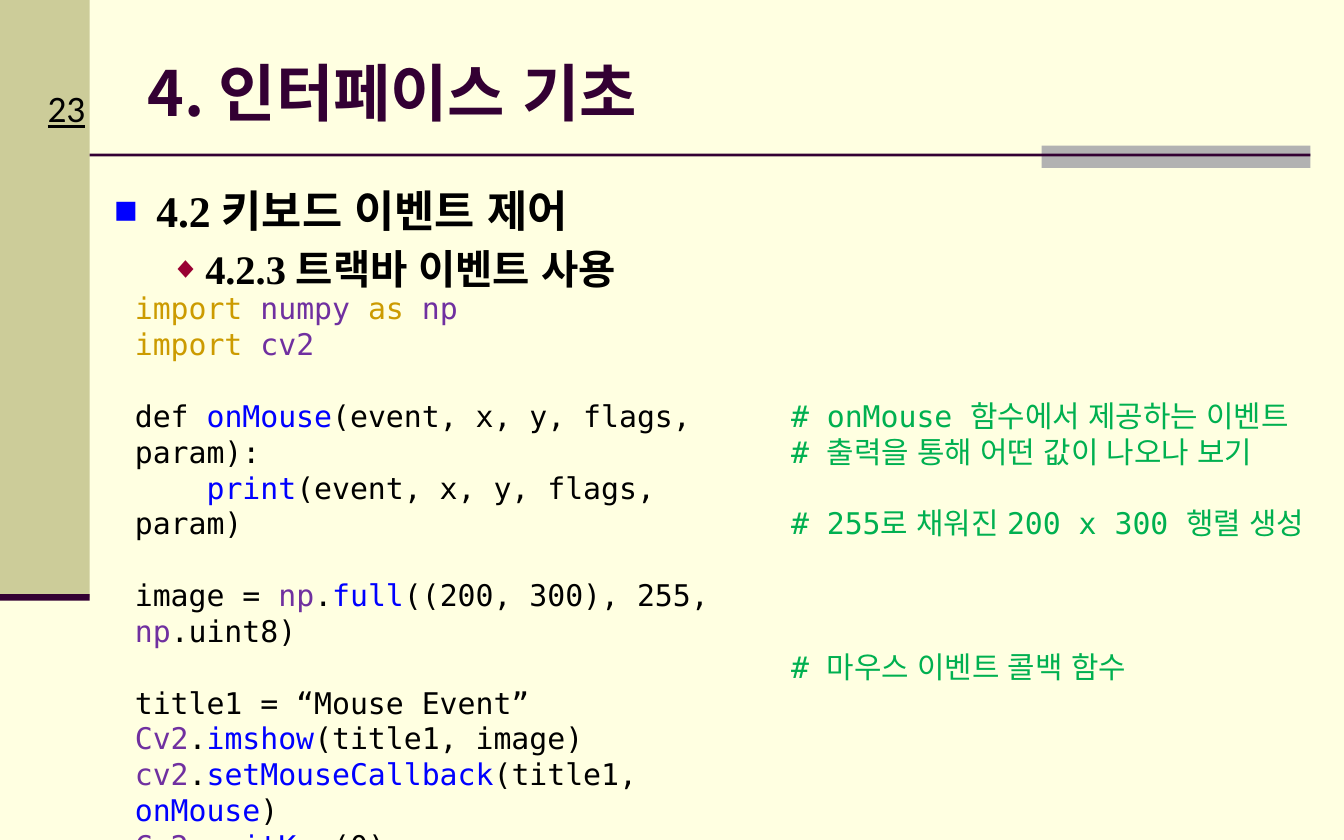
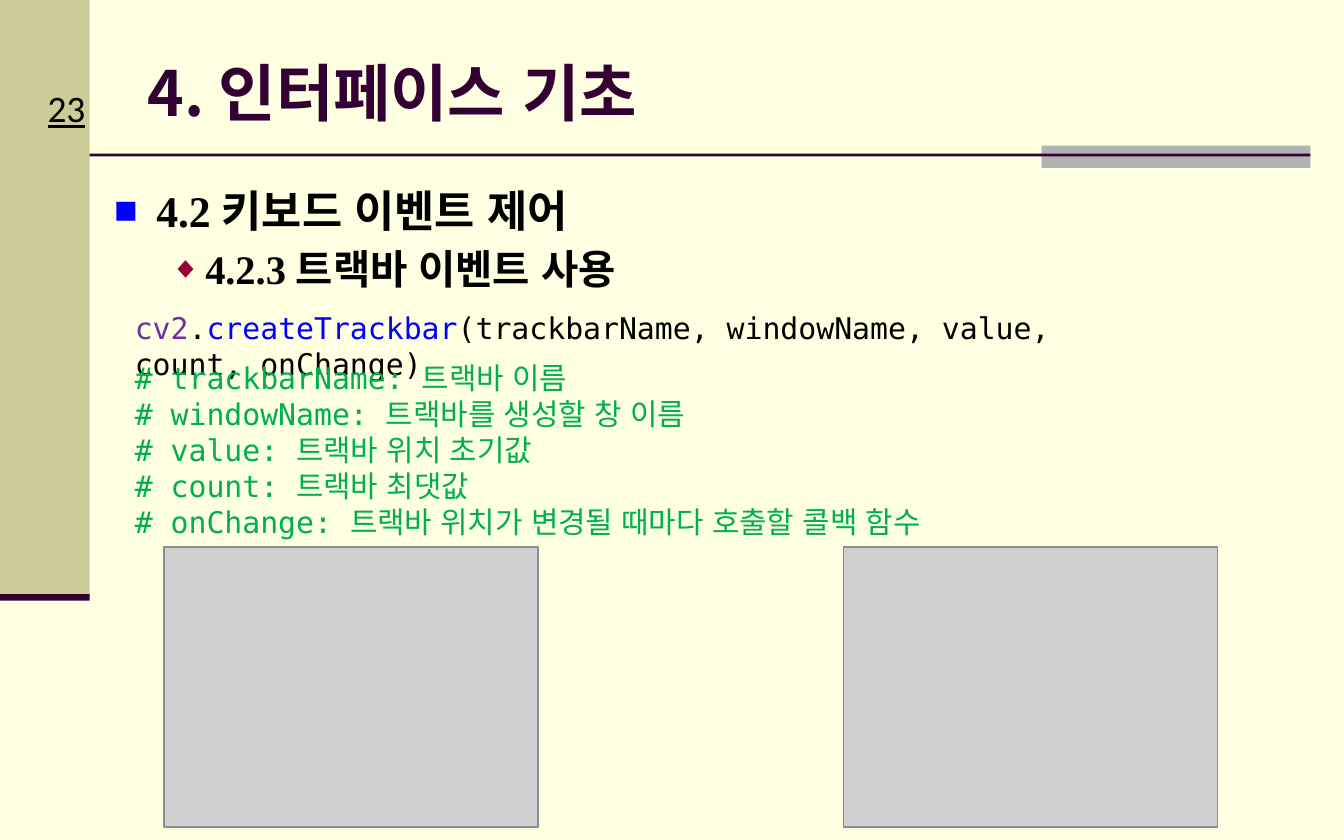
Before and after one commit to Hitbee-dev/OpenCV-Python, a slide deck: slide 23 of 2022-09-27/documents/CH_03, 04_파이썬 기초_실습3, 사용자 인터페이스 및 IO처리.pptx. Drawn at 1344x840 pixels with LibreOffice and Linux fonts; fonts in the diff are those of the drawing; grey boxes stand for pictures; background and template pictures are left out. Boxes give left, top, right and bottom in pixels: in the first picture for what was removed or moved away, otherwise in the second. Text is boxed around its words. In the diff, an @@ line names an element or a change of style, - is before the commit and + after.

```diff
--- a/2022-09-27/documents/CH_03, 04_파이썬 기초_실습3, 사용자 인터페이스 및 IO처리.pptx
+++ b/2022-09-27/documents/CH_03, 04_파이썬 기초_실습3, 사용자 인터페이스 및 IO처리.pptx
@@ text removed at (135, 296, 709, 825) @@
-import numpy as np
-import cv2
-def onMouse(event, x, y, flags, param):
-print(event, x, y, flags, param)
-image = np.full((200, 300), 255, np.uint8)
-title1 = “Mouse Event”
-Cv2.imshow(title1, image)
-cv2.setMouseCallback(title1, onMouse)
-Cv2.waitKey(0)
-Cv2.destroyAllWindows()
@@ text added at (135, 316, 1050, 382), 16 pt, text #000000 @@
+cv2.createTrackbar(trackbarName, windowName, value, count, onChange)
@@ text at (171, 364, 921, 539): text changed @@
-# onMouse 함수에서 제공하는 이벤트
-# 출력을 통해 어떤 값이 나오나 보기
-# 255로 채워진 200 x 300 행렬 생성
-# 마우스 이벤트 콜백 함수
+# trackbarName: 트랙바 이름
+# windowName: 트랙바를 생성할 창 이름
+# value: 트랙바 위치 초기값
+# count: 트랙바 최댓값
+# onChange: 트랙바 위치가 변경될 때마다 호출할 콜백 함수
@@ picture added at (164, 547, 538, 827) @@
@@ picture added at (844, 547, 1218, 827) @@
```
Also in this commit, not shown: 3 slides added, 1 other file.
